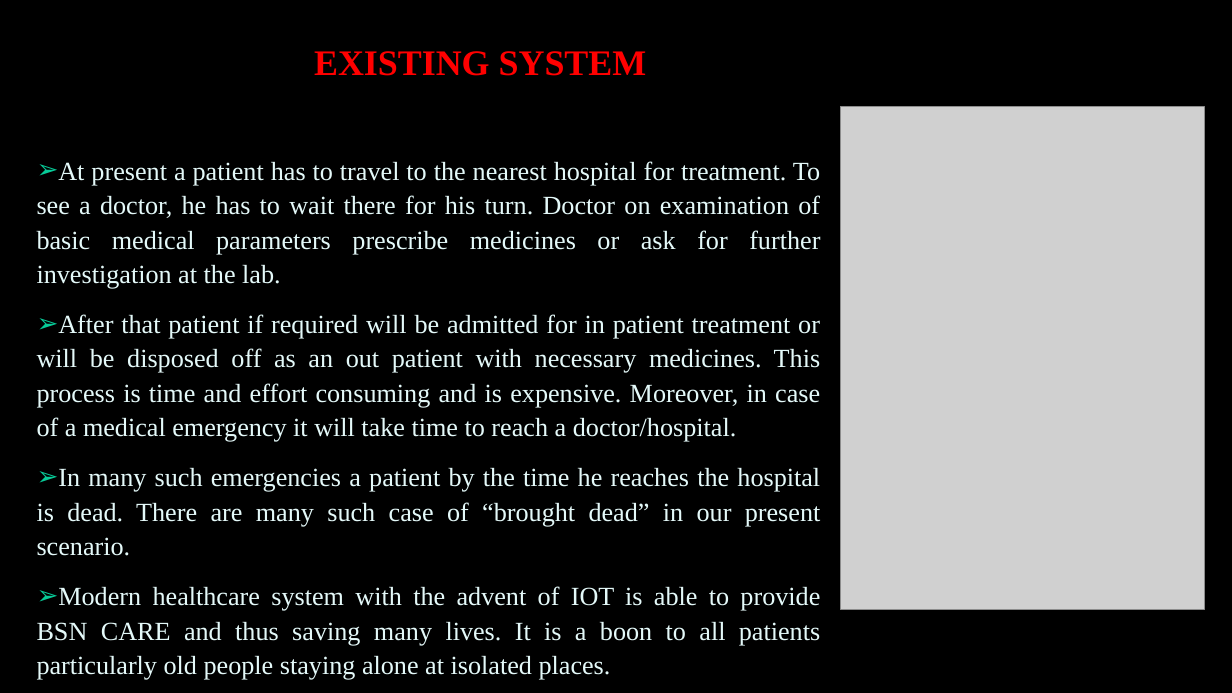
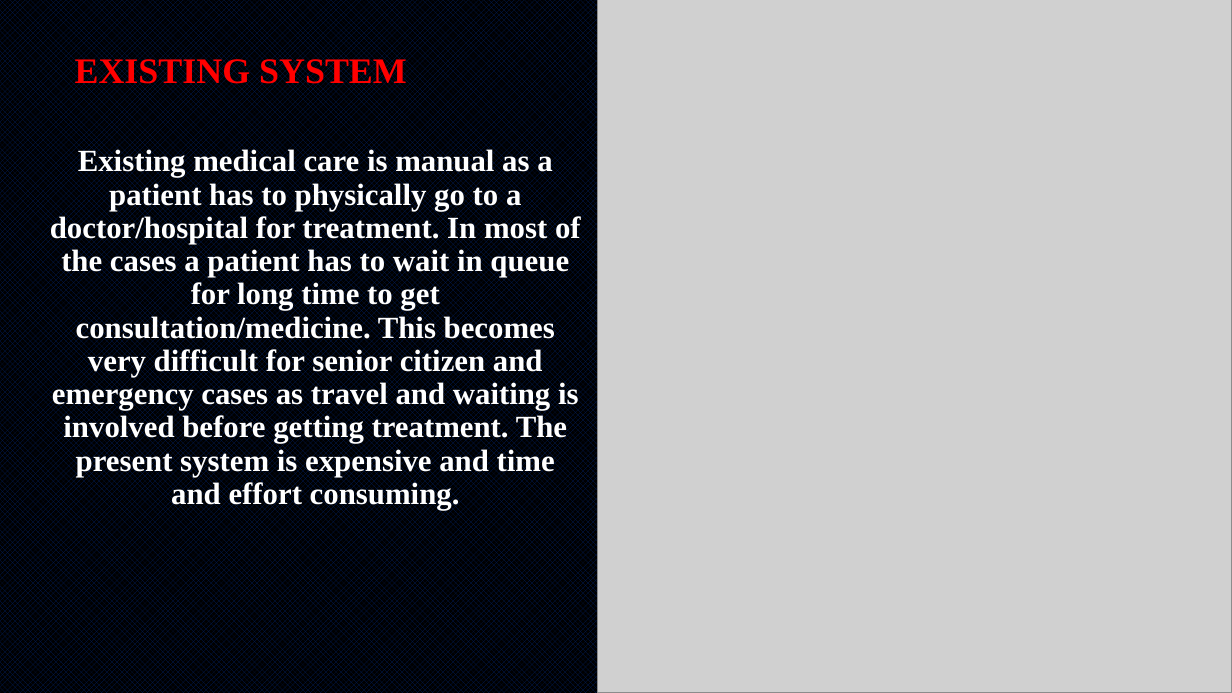
Before and after one commit to Lekshmisr95/body-sensor-network, a slide deck: slide 6 of Presentation Cover Option 1.pptx (slide 10 before the commit). Drawn at 1232x693 pixels with LibreOffice and Linux fonts; fonts in the diff are those of the drawing; grey boxes stand for pictures. Boxes give left, top, right and bottom in pixels: in the first picture for what was removed or moved away, otherwise in the second. Text is boxed around its words. In the diff, an @@ line names an element or a change of style, - is before the commit and + after.

```diff
--- a/Presentation Cover Option 1.pptx
+++ b/Presentation Cover Option 1.pptx
@@ background #000000 to pattern #002060 on #000000 @@
@@ picture: place and size @@
-picture at (840, 107, 1205, 610)
+picture at (598, 0, 1232, 693)
@@ title "EXISTING SYSTEM" rewrapped from (314, 51, 647, 76) to (75, 55, 407, 90) @@
@@ subtitle at (50, 147, 581, 510): text changed; size 20.4 to 24 pt; text colour #E4F9F9 to #FFFFFF; bold on @@
-➢ At present a patient has to travel to the nearest hospital for treatment. To see a doctor, he has to wait there for his turn. Doctor on examination of basic medical parameters prescribe medicines or ask for further investigation at the lab.
-➢ After that patient if required will be admitted for in patient treatment or will be disposed off as an out patient with necessary medicines. This process is time and effort consuming and is expensive. Moreover, in case of a medical emergency it will take time to reach a doctor/hospital.
-➢ In many such emergencies a patient by the time he reaches the hospital is dead. There are many such case of “brought dead” in our present scenario.
-➢ Modern healthcare system with the advent of IOT is able to provide BSN CARE and thus saving many lives. It is a boon to all patients particularly old people staying alone at isolated places.
+Existing medical care is manual as a patient has to physically go to a doctor/hospital for treatment. In most of the cases a patient has to wait in queue for long time to get consultation/medicine. This becomes very difficult for senior citizen and emergency cases as travel and waiting is involved before getting treatment. The present system is expensive and time and effort consuming.
```
Also in this commit, not shown: 11 other slides changed, 12 slides added, 6 slides removed, 15 other files.
